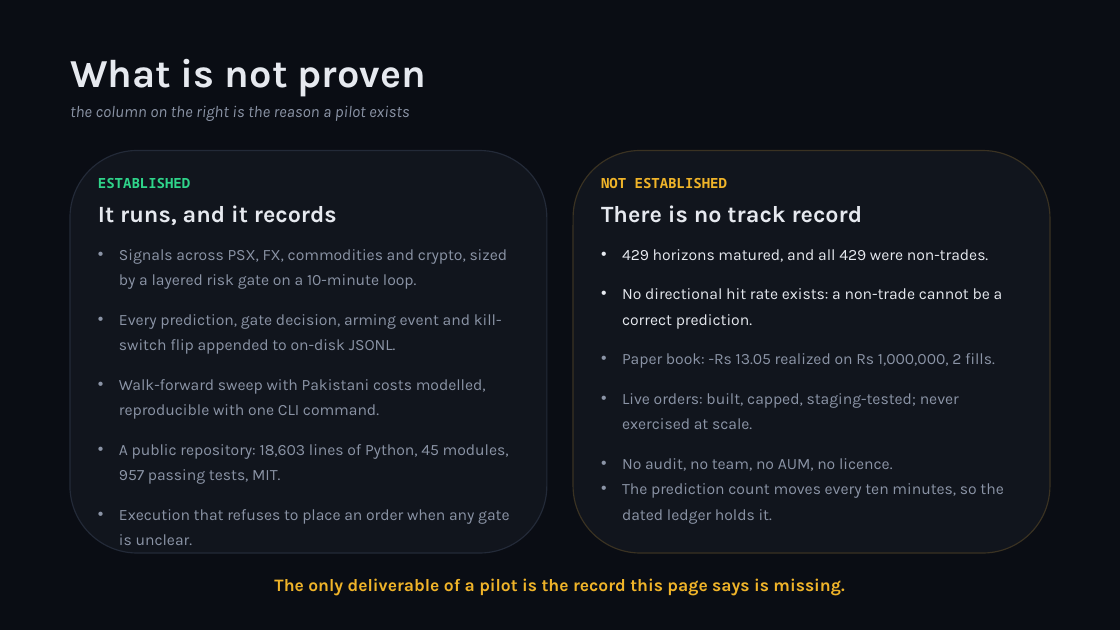
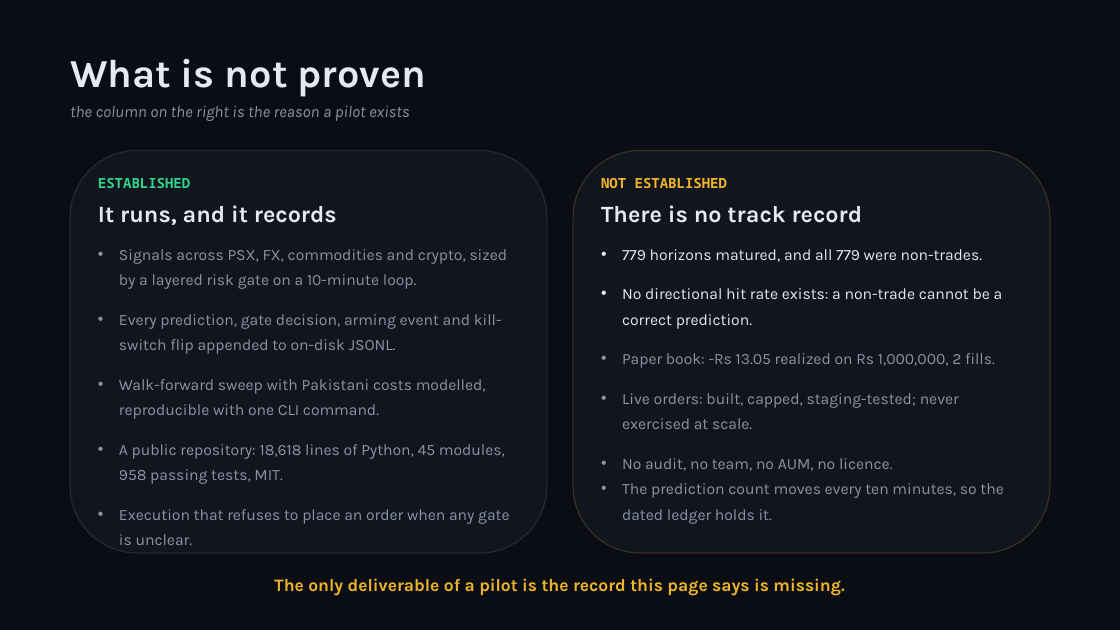
Before and after one commit to zhaider5142009-oss/kairos, a slide deck: slide 6 of docs/investors/KAIROS_Investor_Deck.pptx. Drawn at 1120x630 pixels with LibreOffice and Linux fonts; fonts in the diff are those of the drawing. Boxes give left, top, right and bottom in pixels: in the first picture for what was removed or moved away, otherwise in the second. Text is boxed around its words. In the diff, an @@ line names an element or a change of style, - is before the commit and + after.

Commit message:
A call made on a Saturday was graded from the wrong Monday
The resolver anchored each horizon on the first bar *at or after* the snapshot
date. A call made when no new bar has printed since the last session — a weekend,
a holiday, a pre-open poll — therefore started its horizon at the *next* session's
close: the call's own first session and the whole weekend gap it contained never
entered the result, and the row matured a session later than the horizon it
claims. On the live journal 4,231 rows were pending and not one of them could
mature under that rule, while 350 had already elapsed.

The anchor is now the last close the call could have seen. A Saturday call and
the same call stamped on the Friday score identically. When the series begins
after the call, the earliest bar is still used, so the window never opens before
the call. Rows already resolved are untouched; resolving the backlog takes the
record from 429 to 779 matured, still every one a non-trade, so the hit-rate gate
does not move. 1,900 directional calls are pending and mature 27–30 October.

```diff
--- a/docs/investors/KAIROS_Investor_Deck.pptx
+++ b/docs/investors/KAIROS_Investor_Deck.pptx
@@ text at box(622, 249, 982, 262): text changed @@
-• 429 horizons matured, and all 429 were non-trades.
+• 779 horizons matured, and all 779 were non-trades.
@@ text at box(119, 444, 505, 484): text changed @@
-• A public repository: 18,603 lines of Python, 45 modules, 957 passing tests, MIT.
+• A public repository: 18,618 lines of Python, 45 modules, 958 passing tests, MIT.
```
Also in this commit, not shown: 3 other slides changed, 10 other files.
